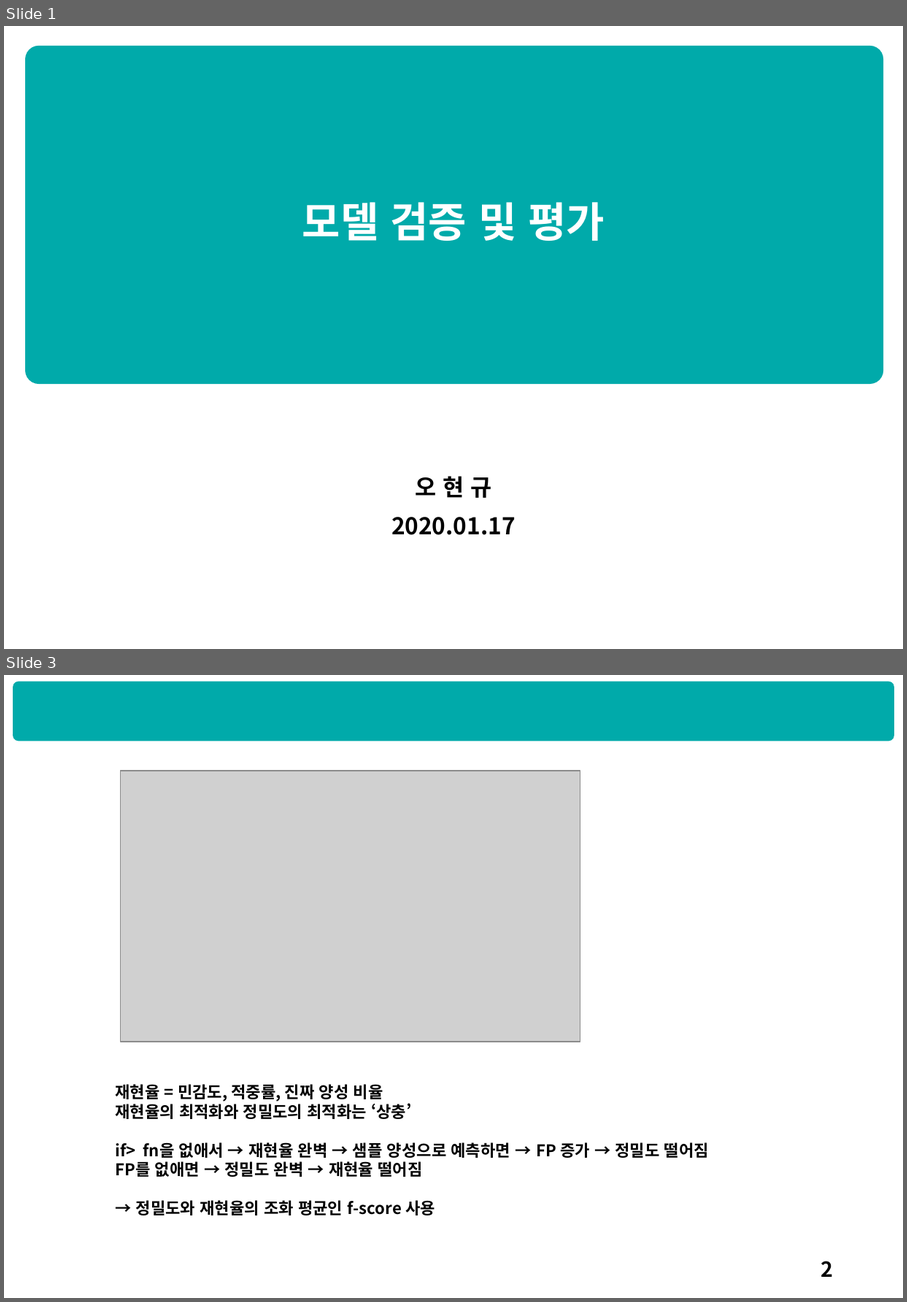
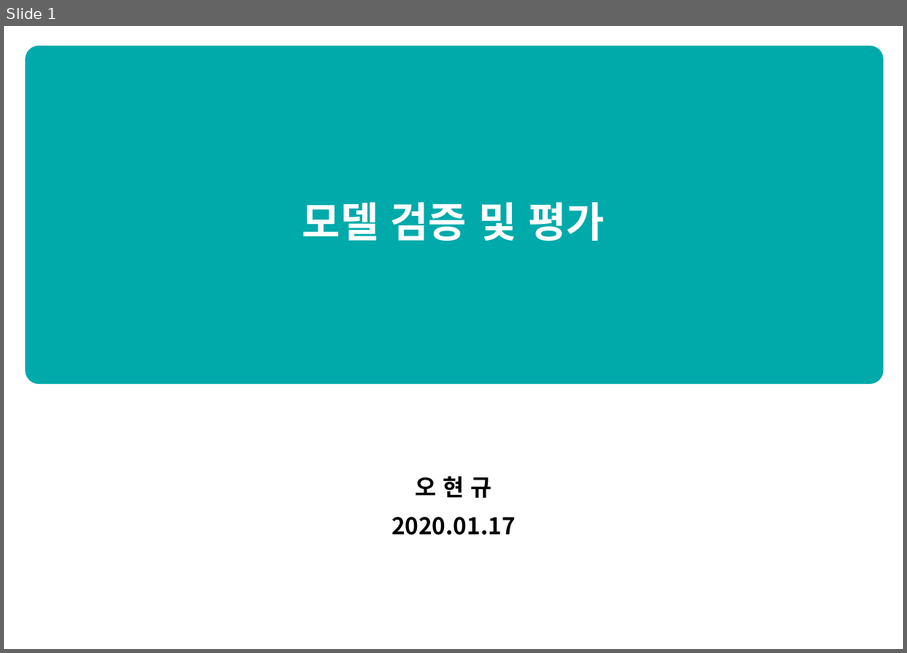
Before and after one commit to HyunQQ/analysis, a slide deck: 모델검증_평가_정리.pptx. Shown one above the other, each under a label of ours: slides 1 and 3 before the commit, slide 1 after it; the slides between them are not shown. The pictures are 907x1302 and 907x653 pixels, drawn with LibreOffice and Linux fonts; fonts in the diff are those of the drawing; grey boxes stand for pictures. Boxes give left, top, right and bottom in pixels: in the first picture for what was removed or moved away, otherwise in the second. Text is boxed around its words. In the diff, an @@ line names an element or a change of style, - is before the commit and + after.

```diff
--- a/모델검증_평가_정리.pptx
+++ b/모델검증_평가_정리.pptx
@@ slide 3 removed at (4, 675, 903, 1298), background #FFFFFF @@
@@ rounded rectangle removed at (13, 682, 895, 741) @@
@@ picture removed at (120, 771, 580, 1041) @@
@@ text removed at (115, 1084, 709, 1215) @@
-재현율 = 민감도, 적중률, 진짜 양성 비율
-재현율의 최적화와 정밀도의 최적화는 ‘상충’
-if> fn을 없애서 → 재현율 완벽 → 샘플 양성으로 예측하면 → FP 증가 → 정밀도 떨어짐
-FP를 없애면 → 정밀도 완벽 → 재현율 떨어짐
-→ 정밀도와 재현율의 조화 평균인 f-score 사용
@@ page number removed at (821, 1260, 833, 1277) @@
-2
```
Also in this commit, not shown: 1 slide changed, 9 slides added.
